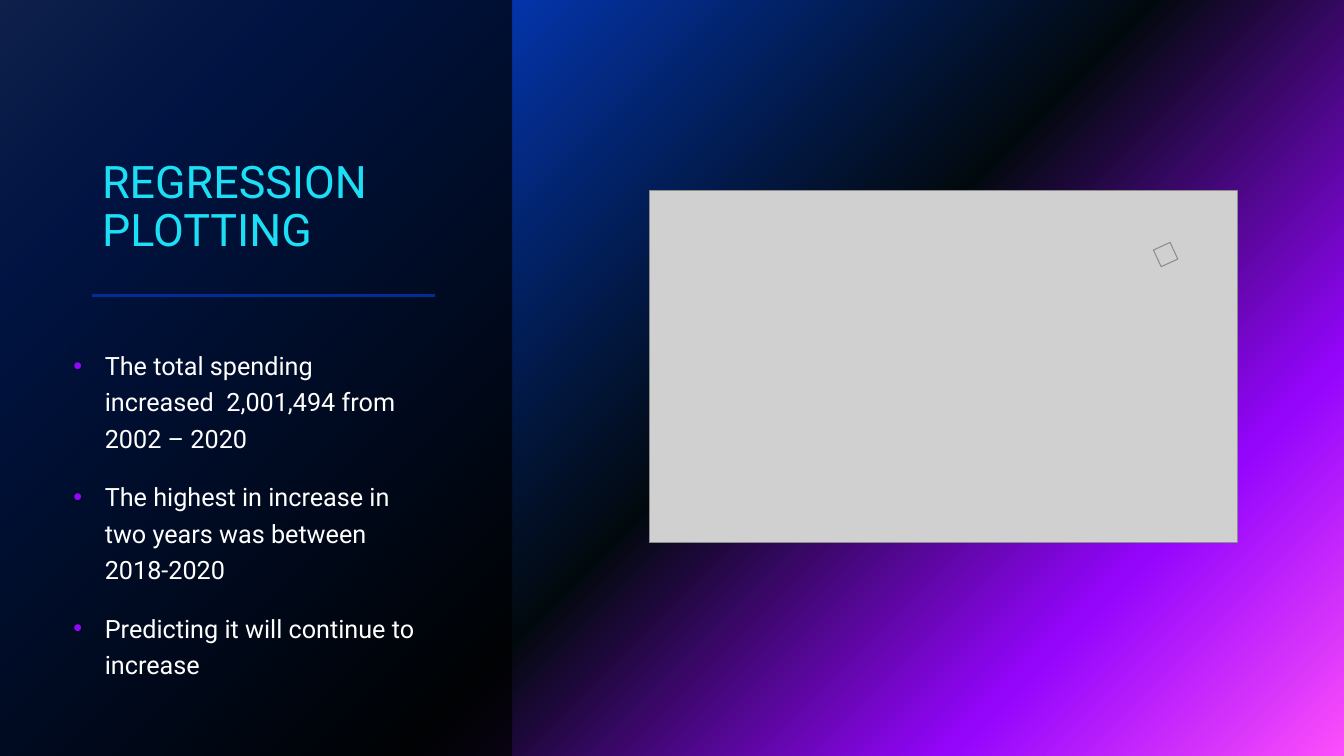
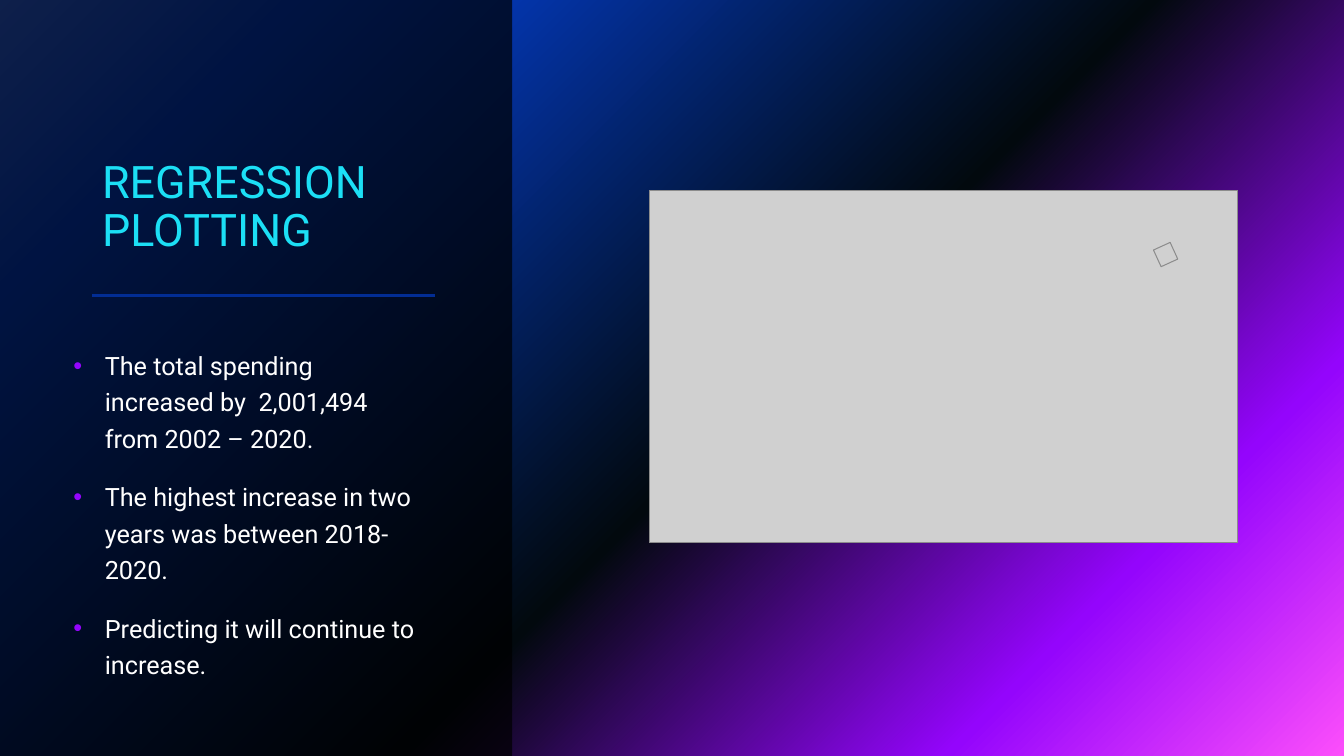
Before and after one commit to vokouns/us-healthcare-spending, a slide deck: slide 12 of Presentation.pptx. Drawn at 1344x756 pixels with LibreOffice and Linux fonts; fonts in the diff are those of the drawing; grey boxes stand for pictures. Boxes give left, top, right and bottom in pixels: in the first picture for what was removed or moved away, otherwise in the second. Text is boxed around its words. In the diff, an @@ line names an element or a change of style, - is before the commit and + after.

```diff
--- a/Presentation.pptx
+++ b/Presentation.pptx
@@ text at [105, 356, 414, 675]: text changed @@
-• The total spending increased 2,001,494 from 2002 – 2020
-• The highest in increase in two years was between 2018-2020
-• Predicting it will continue to increase
+• The total spending increased by 2,001,494 from 2002 – 2020.
+• The highest increase in two years was between 2018-2020.
+• Predicting it will continue to increase.
```
Also in this commit, not shown: 6 other slides changed, 1 other file.
